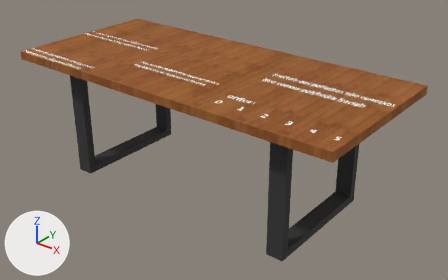
What one commit did to the glTF model fractalnonconvex/vr/salas/fractal_nonconvex5a.glb.
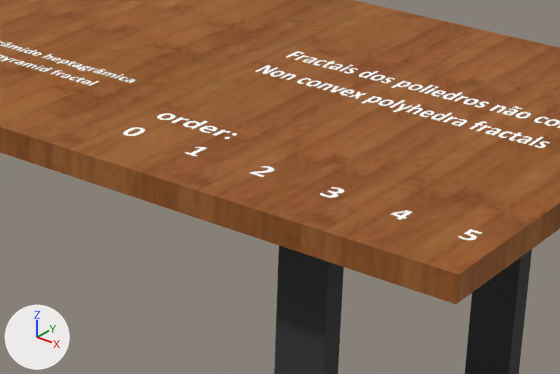
Each version is shown whole from a 50 mm lens placed at (2.199, -2.104, 1.954), pointed at (0.093, 0.528, 0.322), then close up on the part from 38% to 82% of the width and 20% to 67% of the height. Every picture has the same lights, and +X, +Y and +Z are marked at lower left. Where no turn or scale is listed for an object, it has been applied to the vertices. Vertices at the same position are counted once.

In view in the first close-up: '4#1', '5', 'Composant#1', 'Fractais dos pol#1', 'Fractal da dipir#2', 'Mesh_0', 'order: 0       1'.
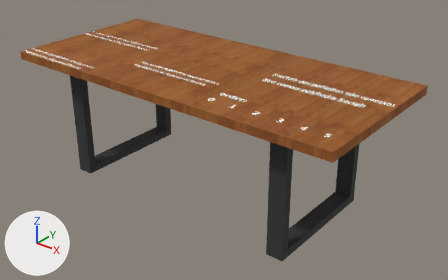
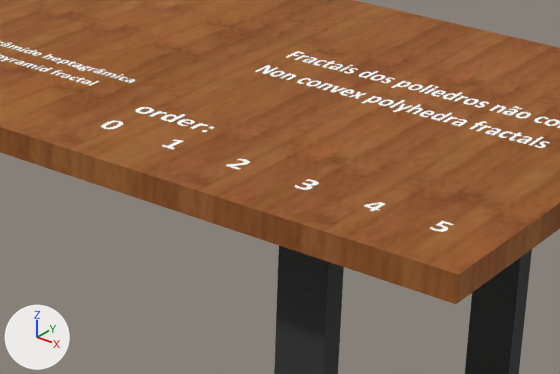
Changed parts and their boxes (x1, y1, x2, y2) in the close-ups (560 x 374 px):
'order: 0       1', mesh moved
    before: (123, 113, 344, 198)
    after: (101, 107, 319, 190)
'5', mesh moved
    before: (458, 229, 482, 240)
    after: (430, 221, 454, 232)
'4#1', mesh moved
    before: (391, 210, 412, 220)
    after: (364, 202, 385, 211)

Edits to the bpy script that builds the scene:
```text
Change me_mesh_6:
    where me_mesh_6.from_pydata(...)  # 522 vertices, 508 faces; spans x 0.366..0.812, y 0.107..0.25, z 0.771
    used by ob_order__0_______1; location = (0.0, 0.0, 0.0)
    me_mesh_6 part 1: the whole mesh is moved by (-0.05, 0.0, 0.0)
Change me_mesh_4:
    where me_mesh_4.from_pydata(...)  # 40 vertices, 40 faces; spans x 0.915..0.9431, y 0.1075..0.1458, z 0.7711
    used by ob_4_1; location = (0.0, 0.0, 0.0)
    me_mesh_4 part 2: the whole mesh is moved by (-0.05, 0.0, 0.0)
Change me_mesh_5:
    where me_mesh_5.from_pydata(...)  # 59 vertices, 57 faces; spans x 1.0404..1.0656, y 0.1075..0.1467, z 0.7711
    used by ob_5; location = (0.0, 0.0, 0.0)
    me_mesh_5 part 3: the whole mesh is moved by (-0.05, 0.0, 0.0)
```
